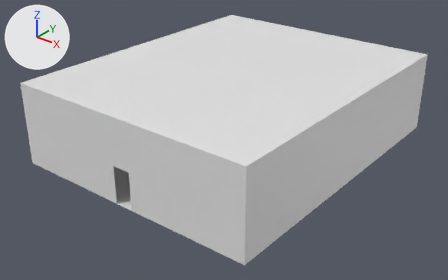
The Blender file audioTest/data/develop/blender/room/room3.blend: old version first, new version second.
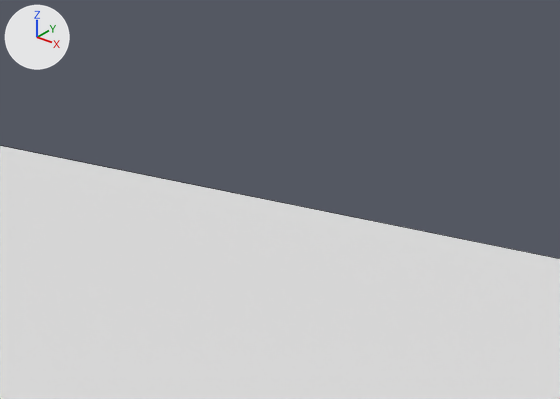
The first picture shows the older version from a 50 mm lens placed at (19.0, -16.4, 15.4), pointed at (-0.2, 7.7, 0.5). The close-ups show both versions on the part from 54% to 69% of the width and 0% to 17% of the height of that picture; other places that the commit changed are outside them. The lights are fixed; the arrows at upper left show +X, +Y and +Z. The close-ups show mesh edges as thin lines.

Names of what the first close-up shows: 'room'.
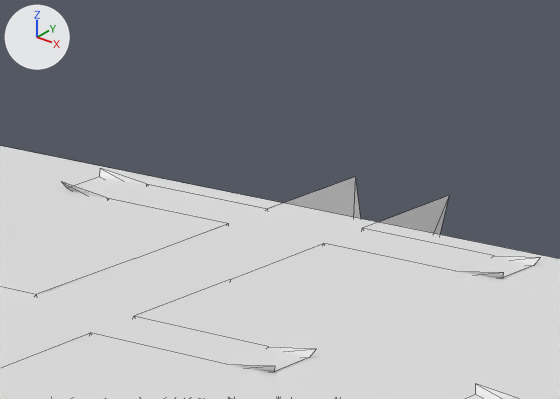
Location of each change, [x1, y1, x2, y2] in pixels of the close-ups (560 x 399 px):
'pillar model.005', added
    after: [62, 168, 541, 278]
'pillar model.004', added
    after: [0, 262, 316, 372]
'pillar model.010', added
    after: [466, 384, 518, 399]

The change, as a list of edits to the scene's bpy script:
```text
Add mat_pillar_arch:
    mat_pillar_arch = principled_material('pillar arch')
    mat_pillar_arch.base_color = (0.8, 0.8, 0.8)  # white #e7e7e7
Add mat_pillar_base:
    mat_pillar_base = principled_material('pillar base')
    mat_pillar_base.base_color = (0.8, 0.8, 0.8)  # white #e7e7e7
Add mat_pillar_light:
    mat_pillar_light = principled_material('pillar light')
    mat_pillar_light.base_color = (0.8, 0.8, 0.8)  # white #e7e7e7
Add me_pillar:
    me_pillar.from_pydata(...)  # 473 vertices, 477 faces; spans x -2.04..2.04, y -1.5..1.5, z 0.0..4.56
    me_pillar.polygons.foreach_set('use_smooth', [True] * 477)
    # faces by material slot: [192, 64, 221]
    me_pillar.materials.append(mat_pillar_base)  # its picture is missing
    me_pillar.materials.append(mat_pillar_light)  # its picture is missing
    me_pillar.materials.append(mat_pillar_arch)  # its picture is missing
Add col_pillar_model:
    col_pillar_model = bpy.data.collections.new('pillar model')
    col_pillar_model.objects.link(ob_pillar)
Add ob_pillar:
    ob_pillar = bpy.data.objects.new('pillar', me_pillar)
    ob_pillar.location = (0.0, 0.0, 0.0)
    _m = ob_pillar.modifiers.new('EdgeSplit', 'EDGE_SPLIT')
    _m.use_edge_angle = False
Add ob_pillar_model_005:
    ob_pillar_model_005 = bpy.data.objects.new('pillar model.005', None)
    ob_pillar_model_005.location = (-2.7, 16.5, 0.0)
    ob_pillar_model_005.instance_type = 'COLLECTION'
    ob_pillar_model_005.instance_collection = col_pillar_model
```
